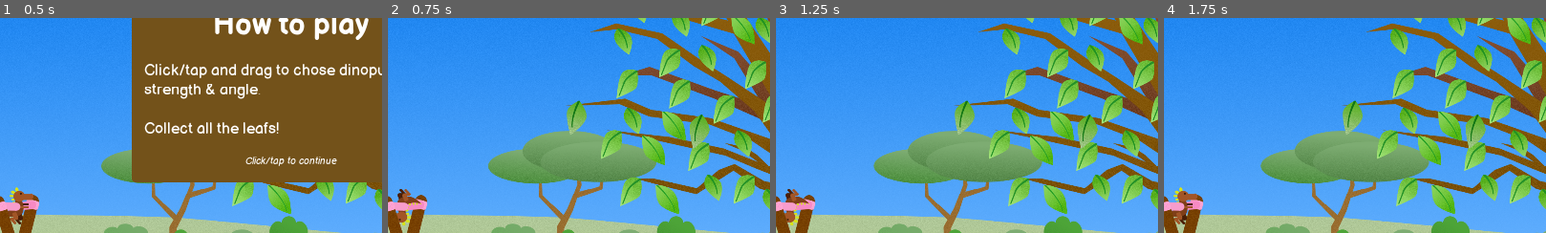
Above: before the commit, frames 1-4 (left to right).
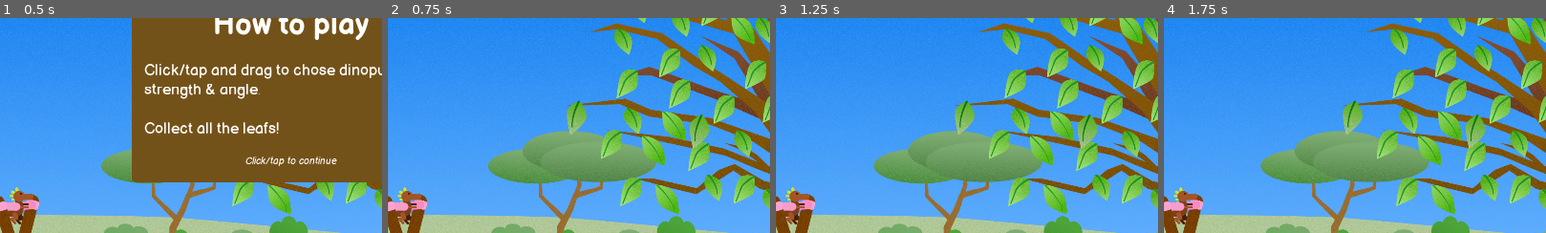
Above: after the commit, the same moments.

Repository: SanderVanhove/dinopult
Game: Godot game, scene res://Screens/Level/Level.tscn
Two runs of this game, one before a commit and one after it. Both use one fixed random seed, a clock stepped at 60 frames per second and the inputs below.
Inputs:
- Up to frame 1 (0.5 s): no input
- Up to frame 2 (0.75 s): click "RETRY" at 0.5 s
- Up to frame 3 (1.25 s): no input
- Up to frame 4 (1.75 s): click "RETRY" at 1.25 s
The pictures show only the part of the screen within x 12-62%, y 33-83%; the shares and areas given below are measured in that part.

Frame 1 is identical in both runs. In frame 2, 0.5% of the frame differs, in the area x 2-9%, y 78-97%; in frame 3, 0.5%; in frame 4, nothing differs.

Commit message:
Add tutorials

Diff:
--- a/src/Screens/Level/Level.gd
+++ b/src/Screens/Level/Level.gd
@@ -3,10 +3,37 @@
 
 onready var _catapult: Catapult = $Catapult
 onready var _leafs: Node2D = $Leafs
-onready var _tutorials: Node2D = $Tutorials
+
+onready var _tutorial1: Tutorial = $Tutorials/Tutorial1
+onready var _tutorial2: Tutorial = $Tutorials/Tutorial2
+onready var _tutorial3: Tutorial = $Tutorials/Tutorial3
+onready var _tutorial_timer: Timer = $Tutorials/TutorialTimer
+
+
+func _ready():
+	show_tutorial(_tutorial1)
 
 
 func _on_Button_pressed():
 	_catapult.reset()
 	for leaf in _leafs.get_children():
 		leaf.reset()
+
+
+func show_tutorial(tutorial: Tutorial):
+	_catapult.sleep(true)
+	yield(tutorial.show_up(), "completed")
+	_catapult.sleep(false)
+
+
+func _on_Catapult_fired():
+	if not is_instance_valid(_tutorial2):
+		return
+
+	_tutorial_timer.start()
+	yield(_tutorial_timer, "timeout")
+
+	_catapult.sleep(true)
+	yield(_tutorial2.show_up(), "completed")
+	yield(_tutorial3.show_up(), "completed")
+	_catapult.sleep(false)
--- a/src/Screens/Level/Level.tscn
+++ b/src/Screens/Level/Level.tscn
@@ -19,9 +19,7 @@
 [ext_resource path="res://Things/Leaf/leaf4.png" type="Texture" id=17]
 [ext_resource path="res://Things/Leaf/leaf1.png" type="Texture" id=18]
 [ext_resource path="res://Things/Leaf/leaf2.png" type="Texture" id=19]
-[ext_resource path="res://Things/UI/BalsamiqSans-Italic.ttf" type="DynamicFontData" id=20]
-[ext_resource path="res://Things/UI/BalsamiqSans-Regular.ttf" type="DynamicFontData" id=21]
-[ext_resource path="res://Things/UI/Tutorial.gd" type="Script" id=22]
+[ext_resource path="res://Things/UI/Tutorial.tscn" type="PackedScene" id=20]
 
 [sub_resource type="Shader" id=1]
 code = "shader_type canvas_item;
@@ -77,31 +75,12 @@
 [sub_resource type="RectangleShape2D" id=6]
 extents = Vector2( 1057.44, 82 )
 
-[sub_resource type="RectangleShape2D" id=8]
+[sub_resource type="RectangleShape2D" id=7]
 extents = Vector2( 1119.62, 57.9187 )
 
-[sub_resource type="DynamicFont" id=10]
+[sub_resource type="DynamicFont" id=8]
 size = 65
 font_data = ExtResource( 10 )
-
-[sub_resource type="StyleBoxFlat" id=11]
-bg_color = Color( 0.45098, 0.321569, 0.101961, 1 )
-corner_radius_top_left = 10
-corner_radius_top_right = 10
-corner_radius_bottom_right = 10
-corner_radius_bottom_left = 10
-
-[sub_resource type="DynamicFont" id=12]
-size = 76
-font_data = ExtResource( 10 )
-
-[sub_resource type="DynamicFont" id=13]
-size = 39
-font_data = ExtResource( 21 )
-
-[sub_resource type="DynamicFont" id=14]
-size = 25
-font_data = ExtResource( 20 )
 
 [node name="Level" type="Node2D"]
 script = ExtResource( 13 )
@@ -461,76 +440,26 @@
 
 [node name="Tutorials" type="Node2D" parent="."]
 
-[node name="Tutorial1" type="Control" parent="Tutorials"]
-margin_right = 1927.0
-margin_bottom = 1078.0
-script = ExtResource( 22 )
-__meta__ = {
-"_edit_use_anchors_": false
-}
-
-[node name="CenterContainer" type="CenterContainer" parent="Tutorials/Tutorial1"]
-anchor_right = 1.0
-anchor_bottom = 1.0
-margin_right = -13.0
-margin_bottom = 2.0
-mouse_filter = 2
-mouse_default_cursor_shape = 2
-__meta__ = {
-"_edit_use_anchors_": false
-}
-
-[node name="PanelContainer" type="PanelContainer" parent="Tutorials/Tutorial1/CenterContainer"]
-margin_left = 557.0
-margin_top = 315.0
-margin_right = 1357.0
-margin_bottom = 765.0
-rect_min_size = Vector2( 800, 450 )
-custom_styles/panel = SubResource( 11 )
-
-[node name="MarginContainer" type="MarginContainer" parent="Tutorials/Tutorial1/CenterContainer/PanelContainer"]
-margin_right = 800.0
-margin_bottom = 450.0
-custom_constants/margin_right = 30
-custom_constants/margin_top = 12
-custom_constants/margin_left = 30
-
-[node name="VBoxContainer" type="VBoxContainer" parent="Tutorials/Tutorial1/CenterContainer/PanelContainer/MarginContainer"]
-margin_left = 30.0
-margin_top = 12.0
-margin_right = 770.0
-margin_bottom = 450.0
-mouse_filter = 2
-custom_constants/separation = 43
-
-[node name="Label" type="Label" parent="Tutorials/Tutorial1/CenterContainer/PanelContainer/MarginContainer/VBoxContainer"]
-margin_right = 740.0
-margin_bottom = 92.0
-custom_fonts/font = SubResource( 12 )
-text = "How to play"
-align = 1
-
-[node name="RichTextLabel" type="RichTextLabel" parent="Tutorials/Tutorial1/CenterContainer/PanelContainer/MarginContainer/VBoxContainer"]
-margin_top = 135.0
-margin_right = 740.0
-margin_bottom = 331.0
-mouse_filter = 2
-custom_fonts/normal_font = SubResource( 13 )
+[node name="TutorialTimer" type="Timer" parent="Tutorials"]
+wait_time = 0.5
+
+[node name="Tutorial1" parent="Tutorials" instance=ExtResource( 20 )]
+title = "How to play"
 text = "Click/tap and drag to chose dinopult strength & angle.
 
 Collect all the leafs!"
-fit_content_height = true
-
-[node name="Label2" type="Label" parent="Tutorials/Tutorial1/CenterContainer/PanelContainer/MarginContainer/VBoxContainer"]
-margin_top = 374.0
-margin_right = 740.0
-margin_bottom = 405.0
-custom_fonts/font = SubResource( 14 )
-text = "Click/tap to continue"
-align = 1
-__meta__ = {
-"_edit_use_anchors_": false
-}
-
+
+[node name="Tutorial2" parent="Tutorials" instance=ExtResource( 20 )]
+title = "Changing direction"
+text = "Click/tap to make your little dino change direction mid air by flailing its little limbs.
+
+"
+
+[node name="Tutorial3" parent="Tutorials" instance=ExtResource( 20 )]
+title = "Going again"
+text = "Make sure you get back to the catapult before you stop moving.
+
+If you get stuck, just use the reset button."
+
+[connection signal="fired" from="Catapult" to="." method="_on_Catapult_fired"]
 [connection signal="pressed" from="UI/Button" to="." method="_on_Button_pressed"]
-[connection signal="gui_input" from="Tutorials/Tutorial1" to="Tutorials/Tutorial1" method="_on_Control_gui_input"]
--- a/src/Things/Catapult/Catapult.gd
+++ b/src/Things/Catapult/Catapult.gd
@@ -1,5 +1,6 @@
 extends Node2D
 class_name Catapult
+signal fired
 
 const MAX_DIST: float = 100.0
 
@@ -30,6 +31,11 @@
 	player_in = true
 
 
+func sleep(is_sleeping: bool):
+	is_allowed_to_fire = not is_sleeping
+	_player.sleep(is_sleeping)
+
+
 func _process(delta):
 	if not is_pulling and not player_in:
 		return
@@ -42,6 +48,9 @@
 
 func _input(event):
 	if not event as InputEventMouseButton:
+		return
+
+	if not is_allowed_to_fire:
 		return
 
 	if player_in and event.pressed:
@@ -64,6 +73,8 @@
 
 		_elastic_return_tween.interpolate_method(self, "update_elastic", _player.position, Vector2.ZERO, .8, Tween.TRANS_ELASTIC, Tween.EASE_OUT)
 		_elastic_return_tween.start()
+
+		emit_signal("fired")
 
 
 func update_elastic(mid: Vector2):
--- a/src/Things/Player/Player.gd
+++ b/src/Things/Player/Player.gd
@@ -12,7 +12,9 @@
 
 
 var is_launched: bool = false
+var can_turn: bool = true
 var did_oof: bool = false
+var movement_before_sleep: Vector2
 
 
 func _ready():
@@ -47,10 +49,20 @@
 	turn_sound.play()
 
 
+func sleep(is_sleeping):
+	sleeping = is_sleeping
+	can_turn = not is_sleeping
+
+	if is_sleeping:
+		movement_before_sleep = linear_velocity
+	else:
+		linear_velocity = movement_before_sleep
+
+
 func _input(event):
 	if not event as InputEventMouseButton or event.pressed:
 		return
-	if not is_launched:
+	if not is_launched or not can_turn:
 		return
 
 	turn_sound.play()
--- a/src/Things/UI/Tutorial.gd
+++ b/src/Things/UI/Tutorial.gd
@@ -1,8 +1,20 @@
 extends Control
+tool
+class_name Tutorial
+signal clicked
+
+
+export(String) var title: String
+export(String, MULTILINE) var text: String
+
+
+onready var _title: Label = $CenterContainer/PanelContainer/MarginContainer/VBoxContainer/Label
+onready var _text: RichTextLabel = $CenterContainer/PanelContainer/MarginContainer/VBoxContainer/RichTextLabel
 
 
 func _ready():
-	pass
+	_title.text = title
+	_text.text = text
 
 
 func _on_Control_gui_input(event):
@@ -10,4 +22,11 @@
 		return
 
 	get_tree().set_input_as_handled()
+	emit_signal("clicked")
 	queue_free()
+
+
+func show_up():
+	show()
+
+	yield(self, "clicked")
--- /dev/null
+++ b/src/Things/UI/Tutorial.tscn
@@ -0,0 +1,109 @@
+[gd_scene load_steps=9 format=2]
+
+[ext_resource path="res://Things/UI/BalsamiqSans-Italic.ttf" type="DynamicFontData" id=1]
+[ext_resource path="res://Things/UI/BalsamiqSans-Bold.ttf" type="DynamicFontData" id=2]
+[ext_resource path="res://Things/UI/BalsamiqSans-Regular.ttf" type="DynamicFontData" id=3]
+[ext_resource path="res://Things/UI/Tutorial.gd" type="Script" id=4]
+
+[sub_resource type="StyleBoxFlat" id=1]
+bg_color = Color( 0.45098, 0.321569, 0.101961, 1 )
+corner_radius_top_left = 10
+corner_radius_top_right = 10
+corner_radius_bottom_right = 10
+corner_radius_bottom_left = 10
+
+[sub_resource type="DynamicFont" id=2]
+size = 76
+font_data = ExtResource( 2 )
+
+[sub_resource type="DynamicFont" id=3]
+size = 39
+font_data = ExtResource( 3 )
+
+[sub_resource type="DynamicFont" id=4]
+size = 25
+font_data = ExtResource( 1 )
+
+[node name="Tutorial" type="Control"]
+visible = false
+margin_right = 1927.0
+margin_bottom = 1078.0
+mouse_default_cursor_shape = 2
+script = ExtResource( 4 )
+__meta__ = {
+"_edit_use_anchors_": false
+}
+
+[node name="CenterContainer" type="CenterContainer" parent="."]
+anchor_right = 1.0
+anchor_bottom = 1.0
+margin_right = -13.0
+margin_bottom = 2.0
+mouse_filter = 1
+mouse_default_cursor_shape = 2
+__meta__ = {
+"_edit_use_anchors_": false
+}
+
+[node name="PanelContainer" type="PanelContainer" parent="CenterContainer"]
+margin_left = 557.0
+margin_top = 315.0
+margin_right = 1357.0
+margin_bottom = 765.0
+rect_min_size = Vector2( 800, 450 )
+mouse_filter = 1
+mouse_default_cursor_shape = 2
+custom_styles/panel = SubResource( 1 )
+
+[node name="MarginContainer" type="MarginContainer" parent="CenterContainer/PanelContainer"]
+margin_right = 800.0
+margin_bottom = 450.0
+mouse_filter = 1
+mouse_default_cursor_shape = 2
+custom_constants/margin_right = 30
+custom_constants/margin_top = 12
+custom_constants/margin_left = 30
+
+[node name="VBoxContainer" type="VBoxContainer" parent="CenterContainer/PanelContainer/MarginContainer"]
+margin_left = 30.0
+margin_top = 12.0
+margin_right = 770.0
+margin_bottom = 450.0
+mouse_default_cursor_shape = 2
+custom_constants/separation = 43
+
+[node name="Label" type="Label" parent="CenterContainer/PanelContainer/MarginContainer/VBoxContainer"]
+margin_right = 740.0
+margin_bottom = 92.0
+mouse_filter = 1
+mouse_default_cursor_shape = 2
+custom_fonts/font = SubResource( 2 )
+text = "How to play"
+align = 1
+
+[node name="RichTextLabel" type="RichTextLabel" parent="CenterContainer/PanelContainer/MarginContainer/VBoxContainer"]
+margin_top = 135.0
+margin_right = 740.0
+margin_bottom = 331.0
+mouse_filter = 1
+mouse_default_cursor_shape = 2
+custom_fonts/normal_font = SubResource( 3 )
+text = "Click/tap and drag to chose dinopult strength & angle.
+
+Collect all the leafs!"
+fit_content_height = true
+
+[node name="Label2" type="Label" parent="CenterContainer/PanelContainer/MarginContainer/VBoxContainer"]
+margin_top = 374.0
+margin_right = 740.0
+margin_bottom = 405.0
+mouse_filter = 1
+mouse_default_cursor_shape = 2
+custom_fonts/font = SubResource( 4 )
+text = "Click/tap to continue"
+align = 1
+__meta__ = {
+"_edit_use_anchors_": false
+}
+
+[connection signal="gui_input" from="." to="." method="_on_Control_gui_input"]
--- a/src/project.godot
+++ b/src/project.godot
@@ -23,11 +23,17 @@
 "class": "RandomStreamPlayer",
 "language": "GDScript",
 "path": "res://Things/RandomAudioPlayer/RandomAudioPlayer.gd"
+}, {
+"base": "Control",
+"class": "Tutorial",
+"language": "GDScript",
+"path": "res://Things/UI/Tutorial.gd"
 } ]
 _global_script_class_icons={
 "Catapult": "",
 "Player": "",
-"RandomStreamPlayer": ""
+"RandomStreamPlayer": "",
+"Tutorial": ""
 }
 
 [application]
Not shown: 3 places in src/Screens/Level/Level.tscn that only renumber resources
